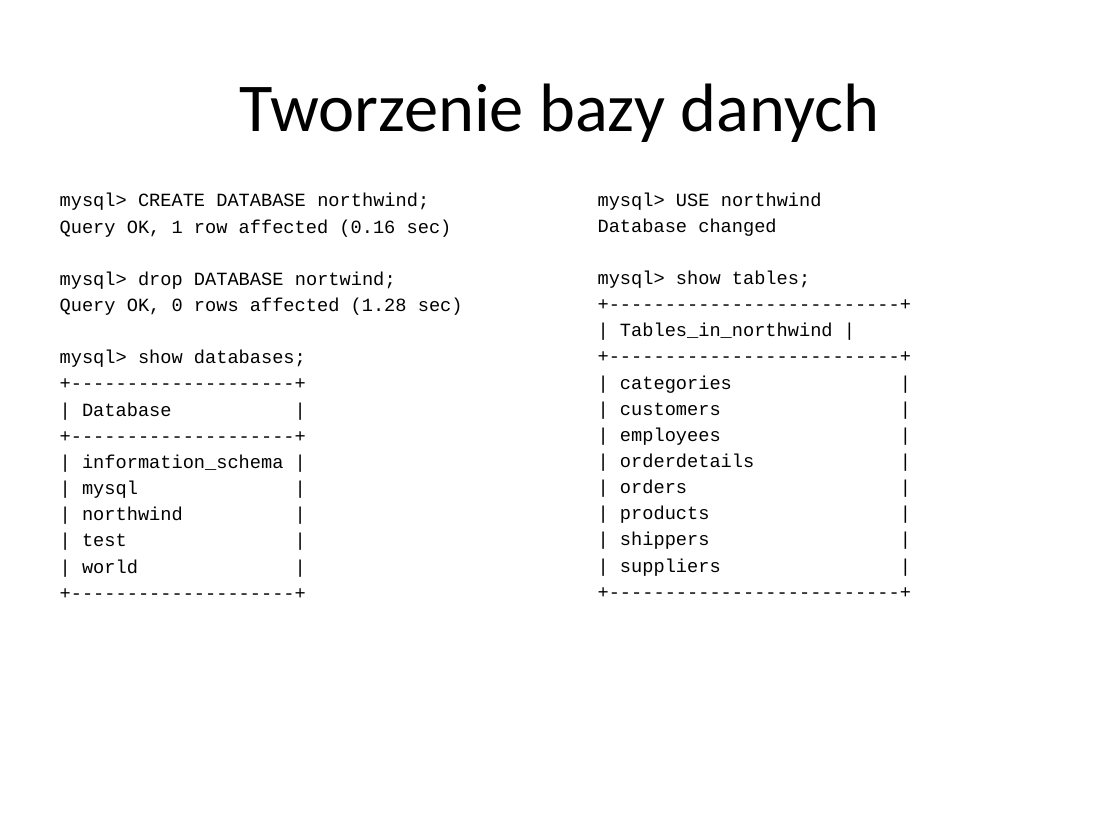
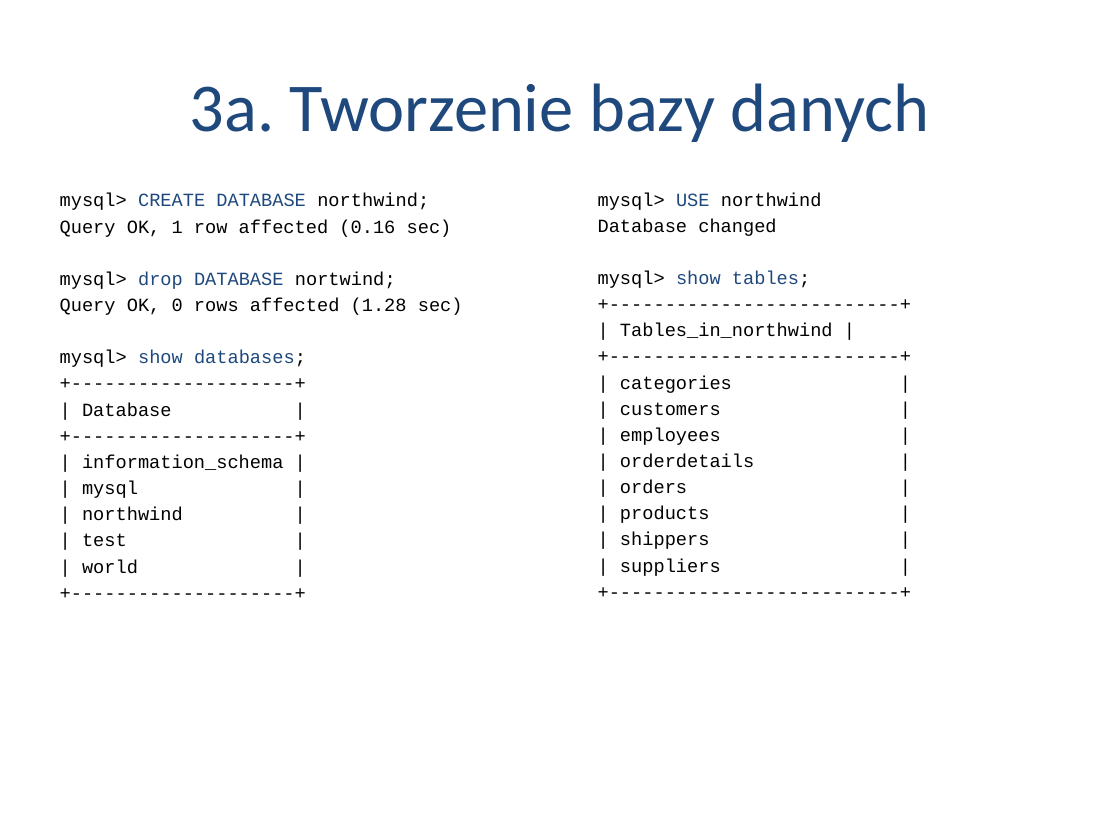
Before and after one commit to alicjasalamon/DB2, a slide deck: slide 13 of MySQL + Hibernate.pptx (slide 12 before the commit). Drawn at 1120x840 pixels with LibreOffice and Linux fonts; fonts in the diff are those of the drawing. Boxes give left, top, right and bottom in pixels: in the first picture for what was removed or moved away, otherwise in the second. Text is boxed around its words. In the diff, an @@ line names an element or a change of style, - is before the commit and + after.

Commit message:
Presentation - new colors + agenda

```diff
--- a/MySQL + Hibernate.pptx
+++ b/MySQL + Hibernate.pptx
@@ title at bbox=[190, 83, 929, 142]: text changed; text colour #000000 to #1F497D @@
-Tworzenie bazy danych
+3a. Tworzenie bazy danych
@@ text at bbox=[60, 193, 429, 367]: text colour #000000 to #1F497D in "CREATE DATABASE", "drop DATABASE", "show databases;" @@
@@ text at bbox=[598, 193, 822, 288]: text colour #000000 to #1F497D in "USE", "show tables;" @@
```
Also in this commit, not shown: 24 other slides changed, 2 slides added, 1 slide removed.
